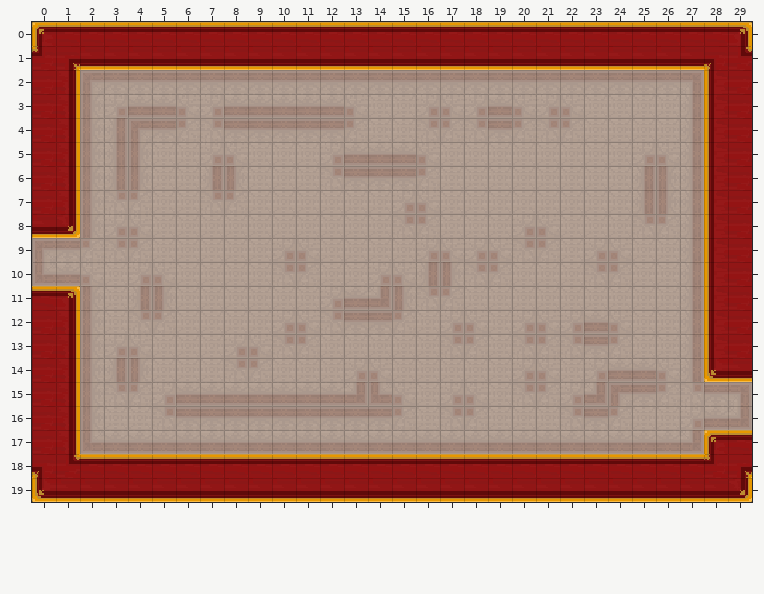
One commit to this Tiled map: Assets/maps/HubRooms/5 - Higher Class Rooms/E3 room.tmx. The first picture shows the starting point.
Cells are 16x16 px. Shown: x 0..29, y 0..19.
The same view after the edit:
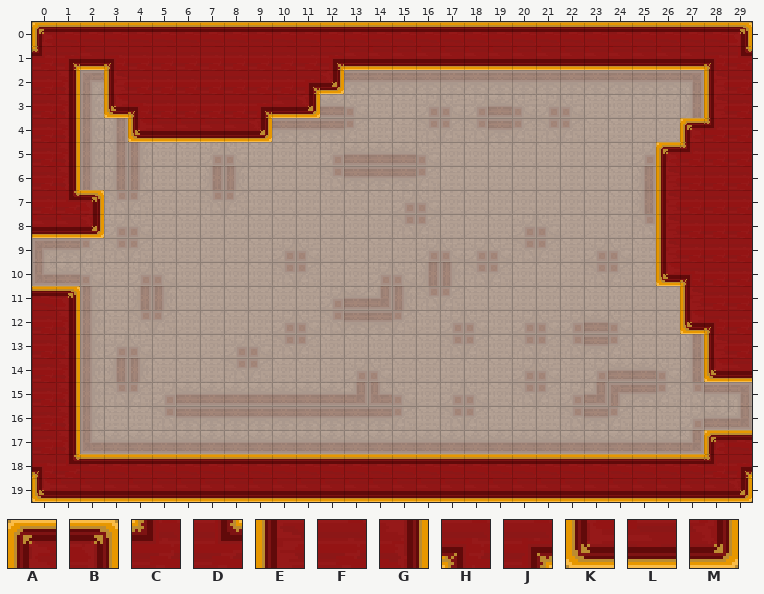
Key: from "Carpet": A 0, B 2, C 3, D 4, E 5, F 6, G 7, H 8, J 9, K 10, L 11, M 12.
_ is an empty cell.
The edit:
Layer "ground":
y 1: x 3..12 LLLLLLLLLL -> HFFFFFFFFJ
y 2: x 3..12 __________ -> EFFFFFFFJM
y 3: x 3..11 _________ -> KHFFFFJLM
y 4: x 4..9 ______ -> KLLLLM; x 27..28 _E -> AC
y 5: x 26..28 __E -> ACF
y 6: x 26..28 __E -> EFF
y 7: x 1..2 G_ -> DB; x 26..28 __E -> EFF
y 8: x 1..2 M_ -> LM; x 26..28 __E -> EFF
y 9: x 26..28 __E -> EFF
y 10: x 26..28 __E -> KHF
y 11: x 27..28 _E -> EF
y 12: x 27..28 _E -> KH
